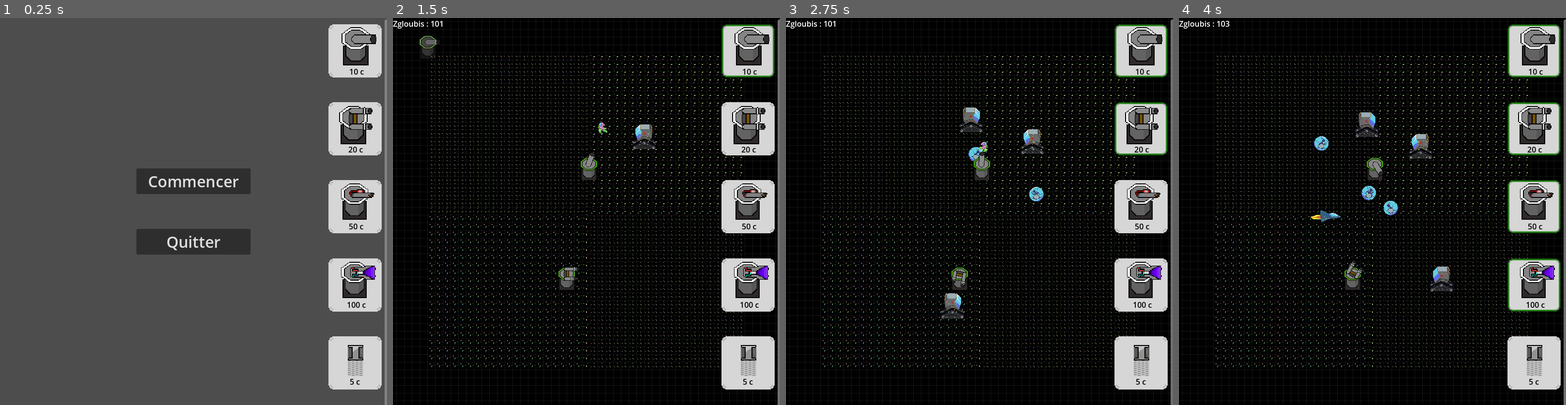
Above: before the commit, frames 1-4 (left to right).
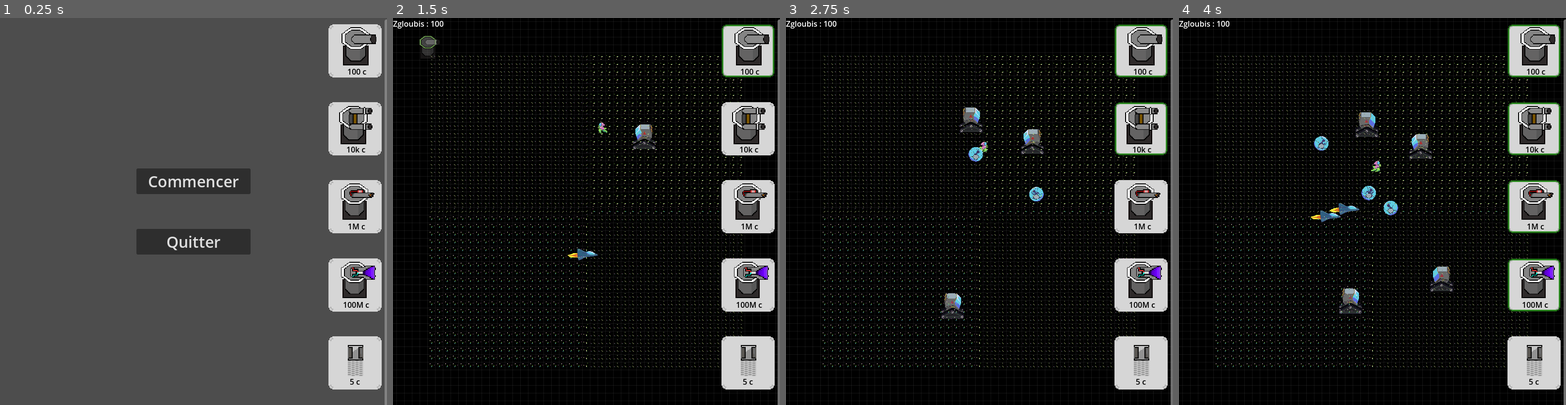
Above: after the commit, the same moments.

Repository: Cax36940/WonderJamDogot
Game: Godot game, scene res://main.tscn
Same seed, same stepped clock (60 frames per second), same inputs: the game is played once before the commit and once after it.
Inputs (mouse positions are in pixels of both pictures, inside the frame that each line leads up to):
- Up to frame 1 (0.25 s): no input
- Up to frame 2 (1.5 s): click "Commencer" at 0.5 s; click (749, 56) at 1.25 s
- Up to frame 3 (2.75 s): click (1142, 134) at 2 s
- Up to frame 4 (4 s): click (1535, 211) at 2.75 s; click (1535, 292) at 3.5 s

The runs differ from the first frame. In frame 1, 0.2% of the frame differs, in the area x 88-96%, y 13-75%; in frame 2, 0.7%; in frame 3, 0.6%; in frame 4, 0.9%, in the area x 12-96%, y 0-77%.

Commit message:
Change tower cost

Diff:
--- a/menu/shop_menu/shop_menu.tscn
+++ b/menu/shop_menu/shop_menu.tscn
@@ -1,15 +1,15 @@
 [gd_scene load_steps=12 format=3 uid="uid://c8rha5ngjw3br"]
 
-[ext_resource type="Texture2D" uid="uid://6aehdee1qfy8" path="res://sprite/Bouton/shop_button.png" id="1_pqsj3"]
+[ext_resource type="Texture2D" uid="uid://dnyx8rv6kt002" path="res://sprite/Bouton/shop_button.png" id="1_pqsj3"]
 [ext_resource type="Script" path="res://menu/shop_menu/shop_button.gd" id="2_3t67b"]
-[ext_resource type="Texture2D" uid="uid://cci3j4jopg4gl" path="res://sprite/Bouton/shop_button_pressed.png" id="2_dv3bh"]
-[ext_resource type="Texture2D" uid="uid://cya2ss8q6snti" path="res://sprite/Bouton/shop_button_hover.png" id="3_et80b"]
-[ext_resource type="Texture2D" uid="uid://bduihtnw7ea3k" path="res://sprite/Bouton/shop_button_disabled.png" id="4_a7q0x"]
-[ext_resource type="Texture2D" uid="uid://d241csgm22bmr" path="res://sprite/shop/iconCanon.png" id="6_5j1lb"]
-[ext_resource type="Texture2D" uid="uid://ma7j5bqmaqyi" path="res://sprite/shop/iconDoubleCanon.png" id="7_ttqcd"]
-[ext_resource type="Texture2D" uid="uid://bw2ebwhr5r8ps" path="res://sprite/shop/iconLanceFlamme.png" id="8_u8n1y"]
-[ext_resource type="Texture2D" uid="uid://dojb4trbsln5y" path="res://sprite/shop/iconCanonPlasma.png" id="9_necqf"]
-[ext_resource type="Texture2D" uid="uid://6juv5y8i7y61" path="res://sprite/barriere/IconBarriere.png" id="10_ygwwp"]
+[ext_resource type="Texture2D" uid="uid://dlcfaqmj8aarr" path="res://sprite/Bouton/shop_button_pressed.png" id="2_dv3bh"]
+[ext_resource type="Texture2D" uid="uid://1ul6ld1uwnsl" path="res://sprite/Bouton/shop_button_hover.png" id="3_et80b"]
+[ext_resource type="Texture2D" uid="uid://d0mnhqcxtspv6" path="res://sprite/Bouton/shop_button_disabled.png" id="4_a7q0x"]
+[ext_resource type="Texture2D" uid="uid://bjnuvvm4opt7h" path="res://sprite/shop/iconCanon.png" id="6_5j1lb"]
+[ext_resource type="Texture2D" uid="uid://bksde2tsuvh5v" path="res://sprite/shop/iconDoubleCanon.png" id="7_ttqcd"]
+[ext_resource type="Texture2D" uid="uid://c6dj8jmllrtmq" path="res://sprite/shop/iconLanceFlamme.png" id="8_u8n1y"]
+[ext_resource type="Texture2D" uid="uid://b1w3elehavm3b" path="res://sprite/shop/iconCanonPlasma.png" id="9_necqf"]
+[ext_resource type="Texture2D" uid="uid://dryxee3fi3yn2" path="res://sprite/barriere/iconBarriere.png" id="10_ygwwp"]
 [ext_resource type="Script" path="res://menu/shop_menu/coin_count.gd" id="11_3c1gm"]
 
 [node name="ShopMenu" type="Control"]
@@ -74,7 +74,7 @@
 grow_horizontal = 2
 grow_vertical = 0
 theme_override_colors/font_color = Color(0, 0, 0, 1)
-text = "10 c"
+text = "100 c"
 horizontal_alignment = 1
 vertical_alignment = 1
 
@@ -110,7 +110,7 @@
 grow_horizontal = 2
 grow_vertical = 0
 theme_override_colors/font_color = Color(0, 0, 0, 1)
-text = "20 c"
+text = "10k c"
 horizontal_alignment = 1
 vertical_alignment = 1
 
@@ -146,7 +146,7 @@
 grow_horizontal = 2
 grow_vertical = 0
 theme_override_colors/font_color = Color(0, 0, 0, 1)
-text = "50 c"
+text = "1M c"
 horizontal_alignment = 1
 vertical_alignment = 1
 
@@ -182,7 +182,7 @@
 grow_horizontal = 2
 grow_vertical = 0
 theme_override_colors/font_color = Color(0, 0, 0, 1)
-text = "100 c"
+text = "100M c"
 horizontal_alignment = 1
 vertical_alignment = 1
 
--- a/music/music_player.gd
+++ b/music/music_player.gd
@@ -52,7 +52,7 @@
 				if child.shoot() :
 					db += 1
 
-		#$Kick.volume_db = db
+		$Kick.volume_db = min(db, 20)
 		$Kick.play()
 
 func bass1():
--- a/tower/tower_canon.gd
+++ b/tower/tower_canon.gd
@@ -15,7 +15,7 @@
 # Called when the node enters the scene tree for the first time.
 var liste_ennemi = []
 
-var place_cost : int = 10
+var place_cost : int = 100
 var range : int = 200
 var damage : int = 1
 var hp : int = 200
--- a/tower/tower_canonDouble.gd
+++ b/tower/tower_canonDouble.gd
@@ -14,7 +14,7 @@
 # Called when the node enters the scene tree for the first time.
 var liste_ennemi = []
 
-var place_cost : int = 20
+var place_cost : int = 10000
 var range : int = 200
 var damage : int = 1
 var hp : int = 200
--- a/world.gd
+++ b/world.gd
@@ -4,7 +4,7 @@
 @onready var mouse_object_container : Node2D = $MouseObjectContainer
 @onready var grid_object_container : Node2D = $GridObjectContainer
 
-
+@onready var pathfinding : Node2D = $Pathfinding
 
 var basic_wall_scene = preload("res://obstacle/basic_wall.tscn")
 var spikes_scene = preload("res://obstacle/spikes.tscn")
@@ -101,6 +101,7 @@
 				instance.modulate.a = 1.0
 				instance.z_index = int(instance.position.y / 16)
 				grid_object_container.add_child(instance)
+				pathfinding.update_weights()
 
 func overlap(min_pos1 : Vector2, max_pos1 : Vector2, min_pos2 : Vector2, max_pos2 : Vector2):
 	if min_pos1.x >= max_pos2.x or min_pos2.x >= max_pos1.x :
--- a/world.tscn
+++ b/world.tscn
@@ -1,13 +1,11 @@
-[gd_scene load_steps=11 format=3 uid="uid://bi422o21y7s82"]
+[gd_scene load_steps=9 format=3 uid="uid://bi422o21y7s82"]
 
 [ext_resource type="Script" path="res://world.gd" id="1_n6rbg"]
 [ext_resource type="PackedScene" uid="uid://dgku7mth22plj" path="res://grid_sprite.tscn" id="2_8suw1"]
 [ext_resource type="PackedScene" uid="uid://25ocrsgv466b" path="res://ennemies/spawner.tscn" id="2_n0e68"]
 [ext_resource type="Script" path="res://camera.gd" id="3_lexd8"]
-[ext_resource type="PackedScene" uid="uid://bxkrx8581pt2k" path="res://tower/tower_canon.tscn" id="3_o1h1v"]
 [ext_resource type="PackedScene" uid="uid://mkojoc68cgue" path="res://pathfinding/pathfinding.tscn" id="4_lna7t"]
-[ext_resource type="PackedScene" uid="uid://vywsr673wqme" path="res://tower/tower_canonDouble.tscn" id="5_wkvil"]
-[ext_resource type="PackedScene" path="res://sprite/Background/background.tscn" id="5_wxdmg"]
+[ext_resource type="PackedScene" uid="uid://dlvu2l452pa4m" path="res://sprite/Background/background.tscn" id="5_wxdmg"]
 [ext_resource type="PackedScene" uid="uid://c8rha5ngjw3br" path="res://menu/shop_menu/shop_menu.tscn" id="9_4v3h7"]
 [ext_resource type="PackedScene" uid="uid://djjionukw6erg" path="res://music/music_player.tscn" id="10_3tccu"]
 
@@ -33,12 +31,6 @@
 
 [node name="Pathfinding" parent="." instance=ExtResource("4_lna7t")]
 
-[node name="TowerCanon" parent="." instance=ExtResource("3_o1h1v")]
-position = Vector2(333, 252)
-
-[node name="TowerCanon2" parent="." instance=ExtResource("5_wkvil")]
-position = Vector2(287, 478)
-
 [node name="ShopMenu" parent="." instance=ExtResource("9_4v3h7")]
 
 [node name="MusicPlayer" parent="." instance=ExtResource("10_3tccu")]
Not shown: 1 places in ennemies/ennemies.tscn that only renumber resources
Not shown: 1 places in tower/tower_canonDouble.tscn that only renumber resources
